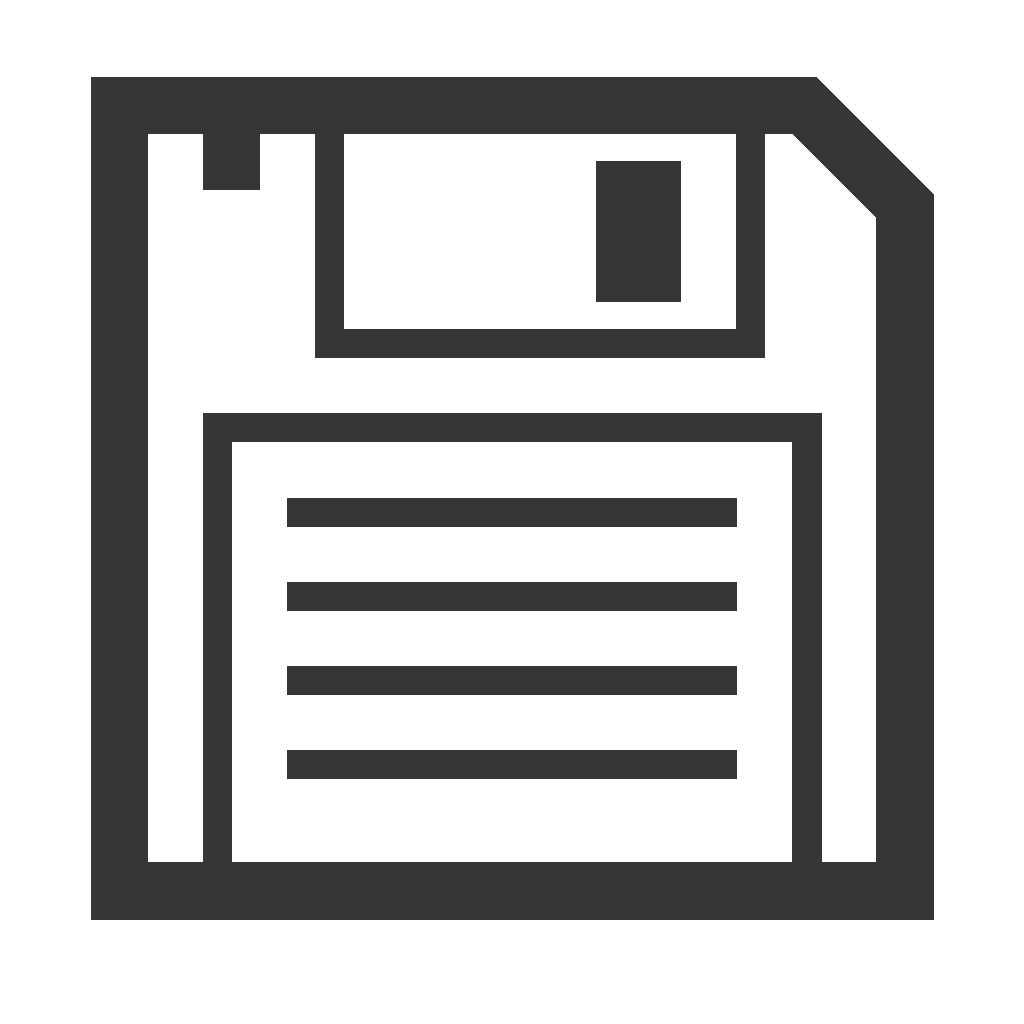
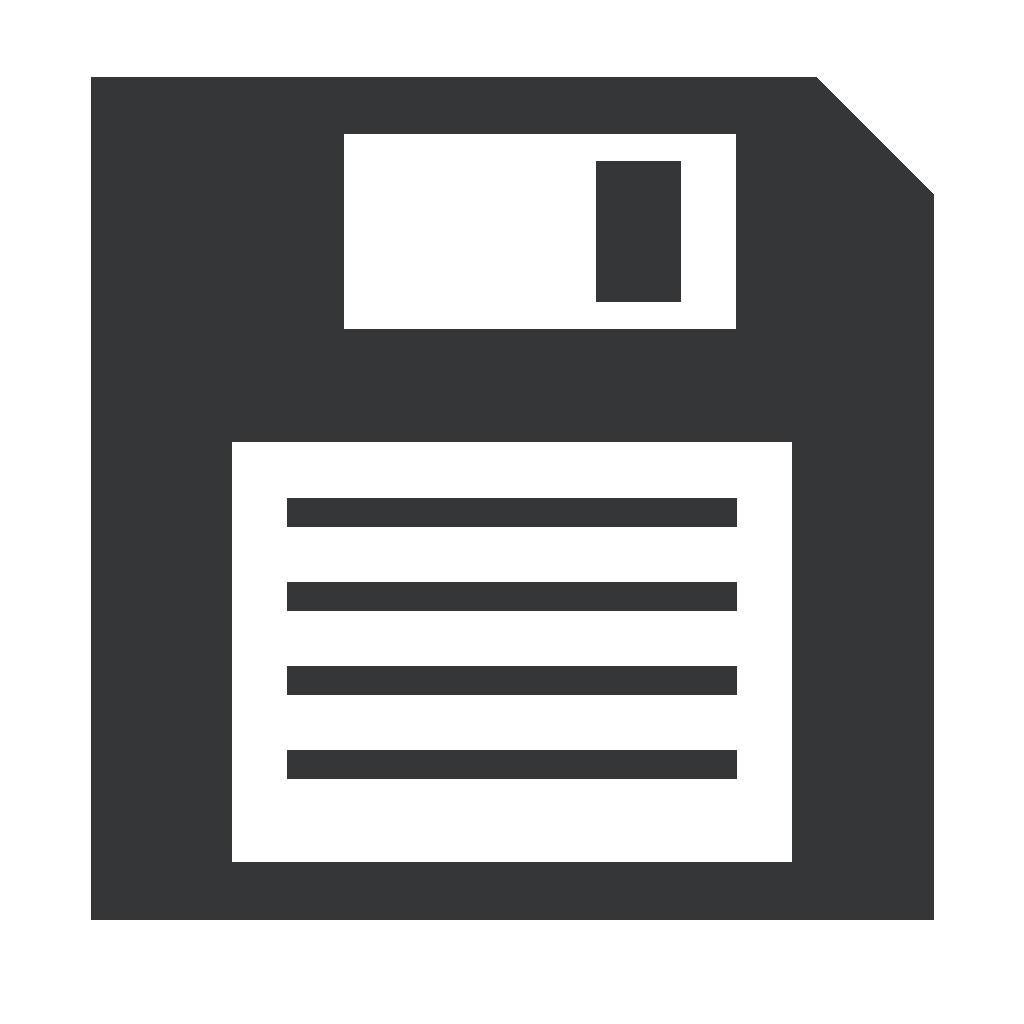
Layer changes from the first 1024px x 1024px image to the second:
painted on "💾" over bbox(148, 134, 876, 862)
